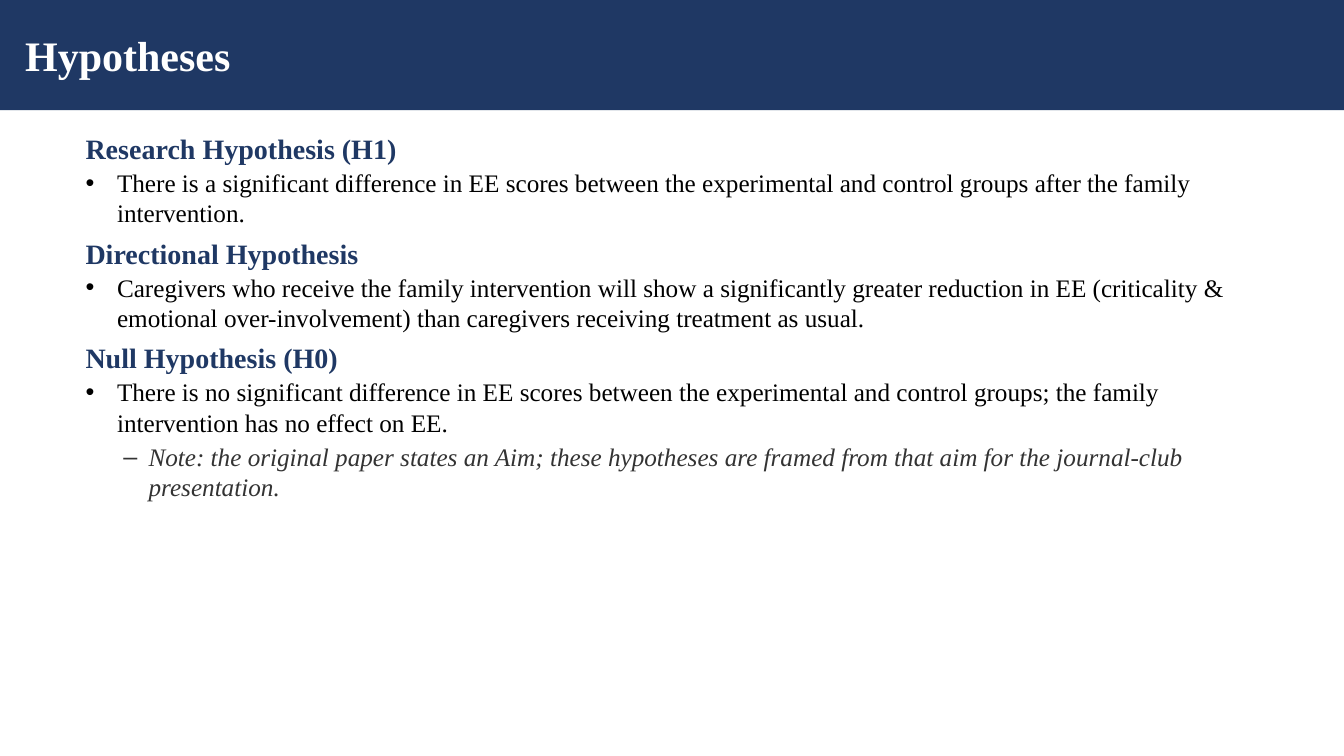
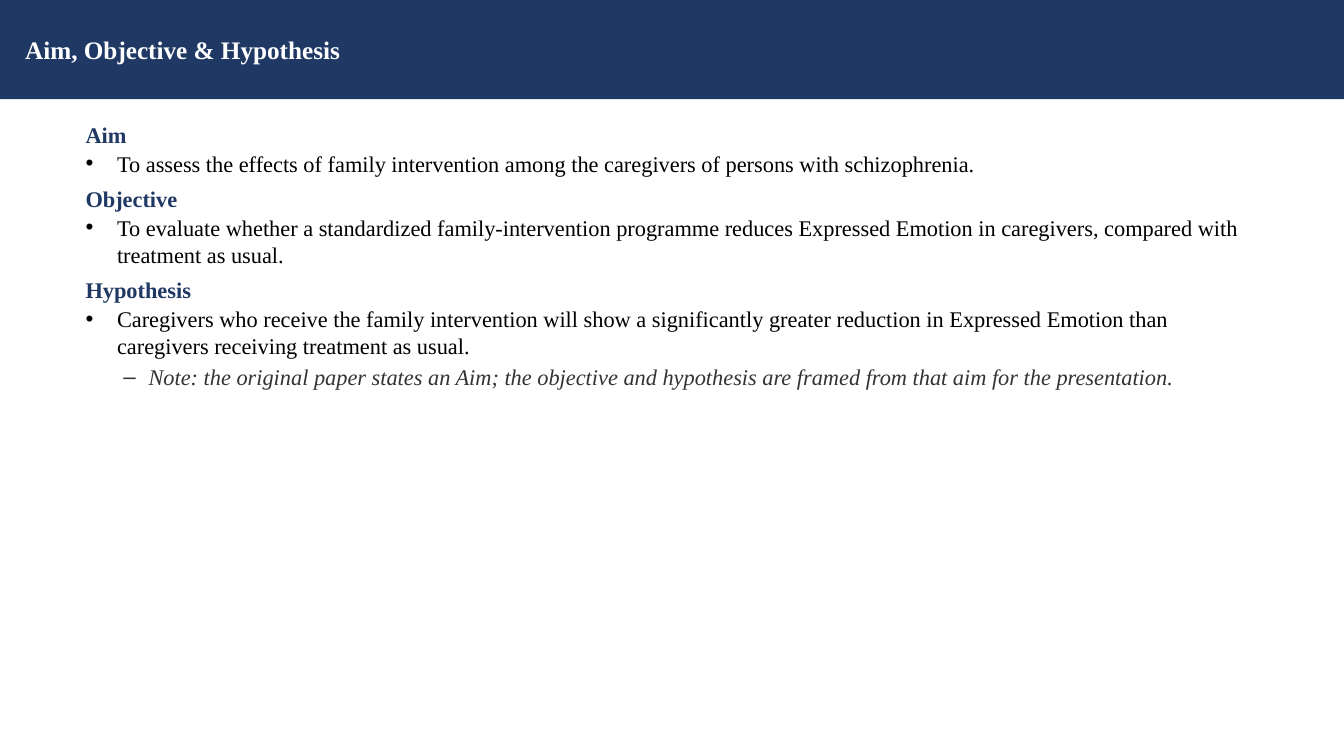
Before and after one commit to tejasdangodra786-byte/Dango-kiro, a slide deck: slide 10 of Family_Intervention_EE_Schizophrenia_JournalClub.pptx (slide 11 before the commit). Drawn at 1344x756 pixels with LibreOffice and Linux fonts; fonts in the diff are those of the drawing. Boxes give left, top, right and bottom in pixels: in the first picture for what was removed or moved away, otherwise in the second. Text is boxed around its words. In the diff, an @@ line names an element or a change of style, - is before the commit and + after.

Commit message:
Revise presentation: fonts 16/18pt, journal name on title slide, inline sources on intro/definitions, single aim/objective/hypothesis, new technique-explainer slide, and Critical Reflection slide

```diff
--- a/Family_Intervention_EE_Schizophrenia_JournalClub.pptx
+++ b/Family_Intervention_EE_Schizophrenia_JournalClub.pptx
@@ rectangle removed at (x1=0, y1=0, x2=1344, y2=110) @@
-Hypotheses
@@ rectangle added at (x1=0, y1=0, x2=1344, y2=99), fill #1F3864, 18 pt, text #FFFFFF, bold @@
+Aim, Objective & Hypothesis
@@ text at (x1=86, y1=127, x2=1238, y2=390): text changed; size 18 to 16 pt @@
-Research Hypothesis (H1)
-• There is a significant difference in EE scores between the experimental and control groups after the family intervention.
-Directional Hypothesis
-• Caregivers who receive the family intervention will show a significantly greater reduction in EE (criticality & emotional over-involvement) than caregivers receiving treatment as usual.
-Null Hypothesis (H0)
-• There is no significant difference in EE scores between the experimental and control groups; the family intervention has no effect on EE.
-– Note: the original paper states an Aim; these hypotheses are framed from that aim for the journal-club presentation.
+Aim
+• To assess the effects of family intervention among the caregivers of persons with schizophrenia.
+Objective
+• To evaluate whether a standardized family-intervention programme reduces Expressed Emotion in caregivers, compared with treatment as usual.
+Hypothesis
+• Caregivers who receive the family intervention will show a significantly greater reduction in Expressed Emotion than caregivers receiving treatment as usual.
+– Note: the original paper states an Aim; the objective and hypothesis are framed from that aim for the presentation.
```
Also in this commit, not shown: 26 other slides changed, 4 slides added, 1 slide removed.
